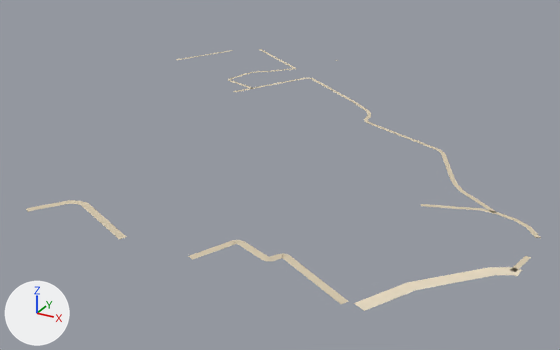
A saved change to the glTF model public/assets/bengaluru-region-v1/tiles/t-6_-36-l0.glb.
Camera for both pictures: a camera (50 mm lens) standing at (-2426.0, -18370.0, 261.0) and looking at (-2755.0, -17772.0, -37.0). The lights are fixed; the arrows at lower left show +X, +Y and +Z. The picture after the commit comes second.

Before the edit, the objects in view are built like this:
```python
me_ground = bpy.data.meshes.new('ground')
me_ground.from_pydata(...)  # 176 vertices, 156 faces; spans x -2.0..502.0, y -3.0..502.0, z 1.0
me_ground.materials.append(mat_ground)
# before: 0 (178.0, 502.0, 1.0) at pixel (337, 59), 1 (176.0, 498.0, 1.0) at pixel (335, 60), 2 (179.0, 501.0, 1.0) at pixel (338, 60), 3 (177.0, 497.0, 1.0) at pixel (336, 60), 160 (-2.0, 404.0, 1.0) at pixel (175, 59)
# before: 161 (2.0, 402.0, 1.0) at pixel (177, 60), 162 (11.0, 429.0, 1.0) at pixel (194, 56), 163 (14.0, 427.0, 1.0) at pixel (196, 57), 164 (23.0, 454.0, 1.0) at pixel (213, 53), 165 (26.0, 452.0, 1.0) at pixel (215, 53)
# before: 168 (67.0, 502.0, 1.0) at pixel (261, 49), 169 (64.0, 498.0, 1.0) at pixel (258, 49), 170 (97.0, 479.0, 1.0) at pixel (273, 55), 171 (95.0, 476.0, 1.0) at pixel (270, 56)
ob_ground = bpy.data.objects.new('ground', me_ground)
ob_ground.location = (-3000.0, -18000.0, 0.0)
```
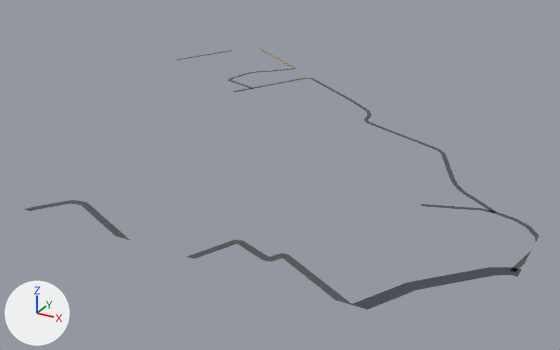
Patch to the scene script:
```diff
--- a/public/assets/bengaluru-region-v1/tiles/t-6_-36-l0.glb.py
+++ b/public/assets/bengaluru-region-v1/tiles/t-6_-36-l0.glb.py
@@ me_ground @@
 # used by ob_ground; location = (-3000.0, -18000.0, 0.0)
 # verts and faces of me_ground; kept vertices keep their numbers, new ones are numbered from 176
-me_ground.from_pydata(...)  # 176 vertices, 156 faces; spans x -2.0..502.0, y -3.0..502.0, z 1.0
+me_ground.from_pydata(...)  # 181 vertices, 161 faces; spans x 0.0..500.0, y 0.0..500.0, z 1.0
+# me_ground part 1
+delete_vertices([0, 1, 2, 168, 169])  # with the faces that use them
+verts[160] = (0.0, 408.0, 1.0)  # moved, pixel (178, 59)
+verts[161] = (0.0, 399.0, 1.0)  # moved, pixel (174, 60)
+verts[163] = (12.0, 422.0, 1.0)  # moved, pixel (192, 57)
+verts[162] = (8.0, 424.0, 1.0)  # moved, pixel (191, 56)
+verts[165] = (25.0, 449.0, 1.0)  # moved, pixel (213, 54)
+verts[164] = (22.0, 451.0, 1.0)  # moved, pixel (211, 53)
+verts[176] = (173.0, 500.0, 1.0)
+verts[177] = (179.0, 500.0, 1.0)  # pixel (338, 60)
+verts[196] = (69.0, 500.0, 1.0)  # pixel (262, 49)
+verts[197] = (62.0, 500.0, 1.0)  # pixel (257, 48)
+verts[198] = (77.0, 489.0, 1.0)  # pixel (263, 52)
+verts[199] = (80.0, 492.0, 1.0)  # pixel (266, 51)
+faces += [(3, 177, 176), (196, 197, 198), (196, 198, 199), (171, 199, 198), (170, 199, 171)]
+# me_ground part 2
+# 14 vertices are removed from x 155.0..502.0, y -2.0..143.0, z 1.0
+# 24 faces are deleted
+# 13 vertices move from x 150.0..502.0, y -3.0..142.0, z 1.0 to x 156.0..500.0, y 0.0..134.0, z 1.0
+# 18 vertices are added at x 149.0..500.0, y 0.0..145.0, z 1.0
+# 28 new faces join them
+# me_ground part 3: 129 kept faces spanning x 0.0..500.0, y 0.0..479.0, z 1.0 get new vertex colours; the middle colour goes from beige #d7c9ae to dark grey #535556
 me_ground.materials.append(mat_ground)
```

Boxes (x1, y1, x2, y2) around the edits, measured in the pictures (560 x 350 px; the box of a moved part takes in the faces that stretch with it):
'ground', reshaped: before (26, 49, 541, 311); after (24, 49, 539, 310)
part 1 of me_ground, moved or reshaped: before (176, 49, 337, 61); after (175, 49, 337, 61)
part 2 of me_ground, moved or reshaped: before (26, 203, 541, 311); after (24, 202, 539, 310)
part 3 of me_ground, recoloured: (32, 50, 531, 290) in both
